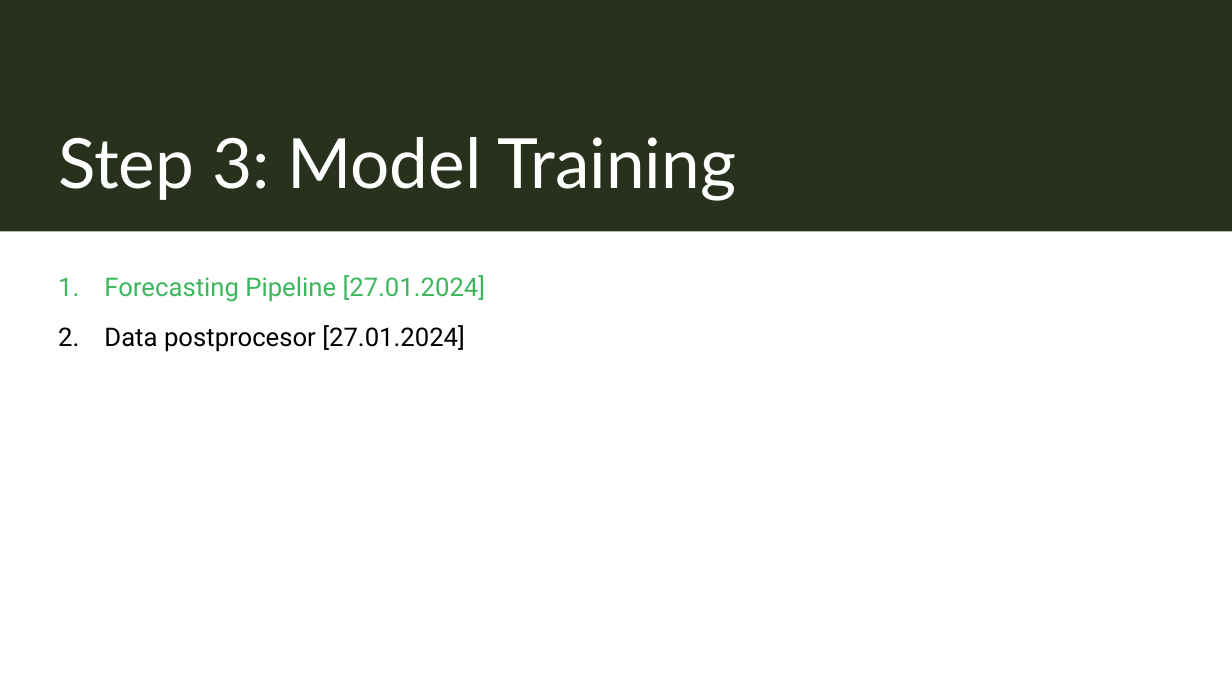
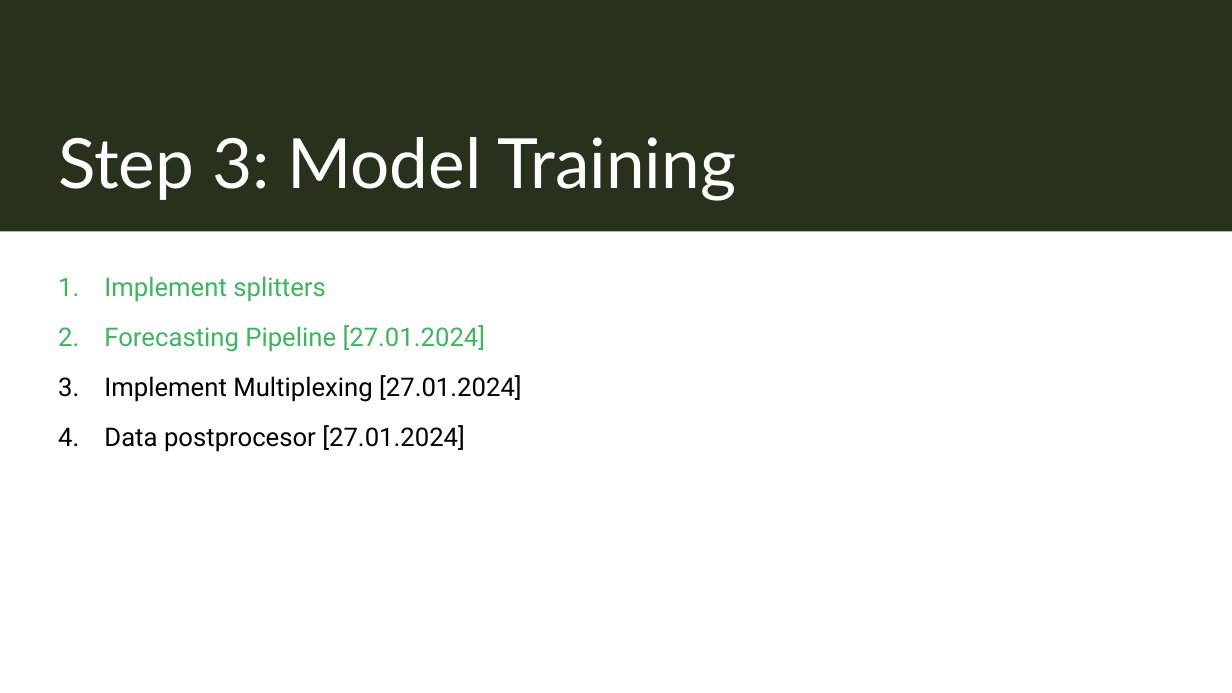
Before and after one commit to lewi9/bachelor, a slide deck: slide 5 of Bachelor thesis.pptx. Drawn at 1232x693 pixels with LibreOffice and Linux fonts; fonts in the diff are those of the drawing. Boxes give left, top, right and bottom in pixels: in the first picture for what was removed or moved away, otherwise in the second. Text is boxed around its words. In the diff, an @@ line names an element or a change of style, - is before the commit and + after.

```diff
--- a/Bachelor thesis.pptx
+++ b/Bachelor thesis.pptx
@@ text at box(104, 276, 326, 302): paragraph added @@
+1. Implement splitters
@@ text at box(104, 375, 522, 402): paragraph added @@
+3. Implement Multiplexing [27.01.2024]
```
Also in this commit, not shown: 18 other files.
